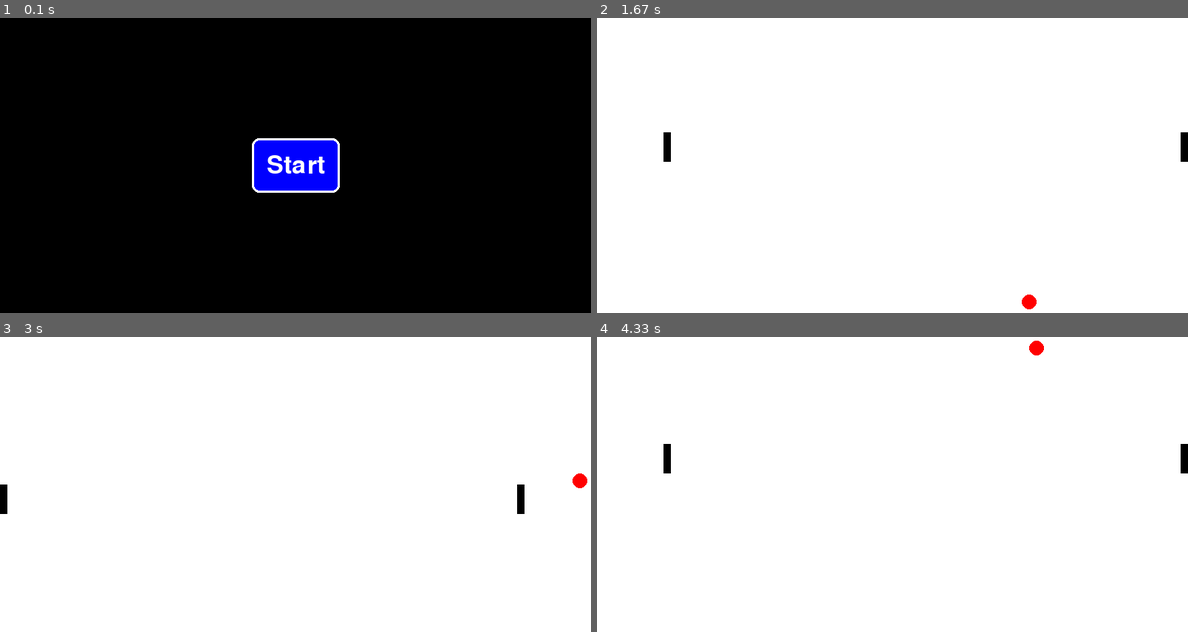
Above: before the commit, frames 1-4 (two rows, left to right).
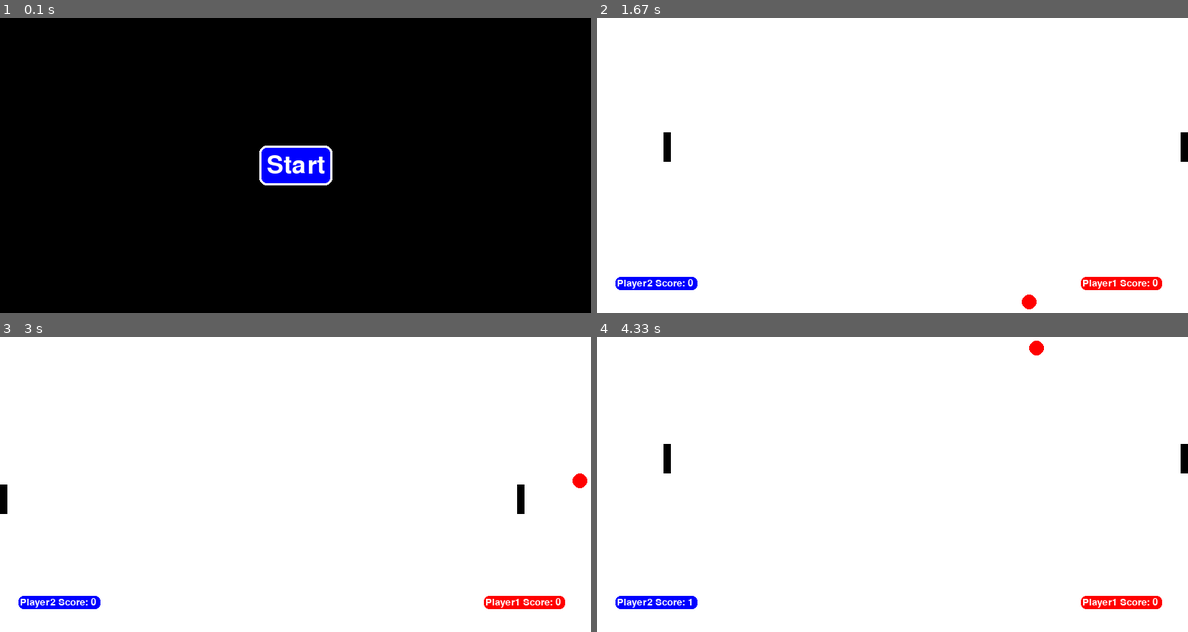
Above: after the commit, the same moments.

Repository: ShreeDesh12/pygame-pingpong
Game: pygame game, started from app.py
Two runs of this game, one before a commit and one after it. Both use one fixed random seed, a clock stepped at 60 frames per second and the inputs below.
Inputs (mouse positions are in pixels of both pictures, inside the frame that each line leads up to):
- Up to frame 1 (0.1 s): no input
- Up to frame 2 (1.67 s): click "Start" at 0.38 s; hold Right 0.67-1.13 s; move the mouse to (868, 177) at 0.7 s; hold Up 1.17-1.47 s; hold W 1.17-1.47 s; hold Right from 1.5 s (still down); hold D from 1.5 s (still down)
- Up to frame 3 (3 s): release Right at 1.97 s; release D at 1.97 s; hold Left 2-2.53 s; hold A 2-2.53 s; hold Down 2.57-2.87 s; hold S 2.57-2.87 s; hold Left from 2.9 s (still down); hold A from 2.9 s (still down)
- Up to frame 4 (4.33 s): release Left at 3.3 s; release A at 3.3 s; hold Up 3.33-3.7 s; hold W 3.33-3.7 s; hold Right from 3.73 s (still down); hold D from 3.73 s (still down)

The runs differ from the first frame. In frame 1, 1.3% of the frame differs, in the area x 42-58%, y 40-60%; in frame 2, 1.1%; in frame 3, 1.1%; in frame 4, 1.1%.

Commit message:
Added score buttons and music

Diff:
--- a/app.py
+++ b/app.py
@@ -18,6 +18,11 @@
     # Initialize pygame
     pygame.init()
 
+    pygame.mixer.init()
+    pygame.mixer.music.load("music/background-music.mp3")
+    pygame.mixer.music.set_volume(0.5)
+    pygame.mixer.music.play(-1)
+
     start_button = Button(text_str="Start", toggle_with_mouse=True)
 
     end_button = None
@@ -28,6 +33,7 @@
     pygame.display.set_caption("Rolling Ball")
 
     ball = Ball(screen=screen)
+
     bat_player_1 = Bat(
         screen=screen,
         max_x_axis=SCREEN_WIDTH,
@@ -35,7 +41,12 @@
         ball=ball,
         no_hit_zone="right",
     )
-    player_1 = Player(screen=screen.get_screen(), bat=bat_player_1)
+    player_1 = Player(
+        screen=screen.get_screen(),
+        bat=bat_player_1,
+        button_text="Player1 Score",
+        button_color=Colors.RED,
+    )
     player_1.winning_condition = winning_strategy_for_right_player
 
     bat_player_2 = Bat(
@@ -46,7 +57,12 @@
         down_button=pygame.K_s,
         ball=ball,
     )
-    player_2 = Player(screen=screen.get_screen(), bat=bat_player_2)
+    player_2 = Player(
+        screen=screen.get_screen(),
+        bat=bat_player_2,
+        button_text="Player2 Score",
+        button_color=Colors.BLUE,
+    )
     player_2.winning_condition = winning_strategy_for_left_player
 
     clock = pygame.time.Clock()
--- a/objects/bat.py
+++ b/objects/bat.py
@@ -103,6 +103,14 @@
             "end_y": self.__y_axis_loc,
         }
 
+    def get_restrictions(self):
+        return {
+            "min_x": self.__min_x_axis,
+            "min_y": self.__min_y_axis,
+            "max_x": self.__max_x_axis,
+            "max_y": self.__max_y_axis,
+        }
+
     def __move_left(self):
         self.__x_axis_loc -= self.__x_speed
 
--- a/objects/button.py
+++ b/objects/button.py
@@ -10,26 +10,34 @@
         text_str: str,
         text_color: Colors = Colors.WHITE,
         button_color: Colors = Colors.BLUE,
+        text_font_size: int = 50,
         button_padding: int = 20,
         toggle_with_mouse: bool = False,
         toggle_button_color: Colors = Colors.RED,
+        x_loc: int = SCREEN_WIDTH // 2,
+        y_loc: int = SCREEN_HEIGHT // 2,
+        is_screen_fill_required: bool = True,
     ):
         self.button_color = button_color
         self.toggle_with_mouse = toggle_with_mouse
         self.toggle_button_color = toggle_button_color
+        self.text_color = text_color
+        self.text_str = text_str
+        self.is_screen_fill_required = is_screen_fill_required
 
-        font = pygame.font.Font(None, 50)
-        self.button_text = font.render(text_str, True, text_color)
-        self.button_rect = self.button_text.get_rect(
-            center=(SCREEN_WIDTH // 2, SCREEN_HEIGHT // 2)
-        )
+        self.font = pygame.font.Font(None, text_font_size)
+        self.button_text = self.font.render(text_str, True, self.text_color)
+        self.text_rect = (x_loc, y_loc)
+        self.button_rect = self.button_text.get_rect(center=(x_loc, y_loc))
+        self.button_padding = button_padding
 
         self.button_box = self.button_rect.inflate(
-            button_padding * 2, button_padding * 2
+            self.button_padding, self.button_padding
         )
 
     def display(self, screen):
-        screen.fill(Colors.BLACK)
+        if self.is_screen_fill_required:
+            screen.fill(Colors.BLACK)
 
         button_color = self.button_color
         if self.toggle_with_mouse and self.button_box.collidepoint(
@@ -40,3 +48,12 @@
         pygame.draw.rect(screen, button_color, self.button_box, border_radius=10)
         pygame.draw.rect(screen, Colors.WHITE, self.button_box, 3, border_radius=10)
         screen.blit(self.button_text, self.button_rect)
+
+    def update_text(self, text_str):
+        self.text_str = text_str
+        self.button_text = self.font.render(self.text_str, True, self.text_color)
+        self.button_rect = self.button_text.get_rect(center=self.text_rect)
+
+        self.button_box = self.button_rect.inflate(
+            self.button_padding, self.button_padding
+        )
--- a/objects/player.py
+++ b/objects/player.py
@@ -1,14 +1,43 @@
-from constants.common import Game
+from constants.common import Game, Colors
+from constants.screen import SCREEN_HEIGHT, SCREEN_WIDTH
 from objects.ball import Ball
+from objects.button import Button
 from objects.screen import Screen
 from objects.bat import Bat
 
 
 class Player:
-    def __init__(self, screen: Screen, bat: Bat):
+    def __init__(
+        self,
+        screen: Screen,
+        bat: Bat,
+        button_text: str = None,
+        button_color: Colors = Colors.RED,
+    ):
         self.__screen = screen
         self.__bat = bat
         self._score = 0
+        bat_pos = bat.get_restrictions()
+
+        button_x_loc = (
+            bat_pos["min_x"] + SCREEN_WIDTH // 10
+            if bat_pos["min_x"] < SCREEN_WIDTH // 2
+            else bat_pos["max_x"] - SCREEN_WIDTH // 10
+        )
+        self.__score_button = (
+            Button(
+                text_str=button_text,
+                button_color=button_color,
+                text_font_size=20,
+                button_padding=10,
+                x_loc=button_x_loc,
+                y_loc=SCREEN_HEIGHT - SCREEN_HEIGHT // 10,
+                is_screen_fill_required=False,
+            )
+            if (button_text)
+            else None
+        )
+        self.button_text = button_text
 
     def set_bat(self, bat: Bat):
         self.__bat = bat
@@ -16,7 +45,6 @@
     def check_win_and_increase_score(self, *args):
         if self.winning_condition(*args):
             self.set_score(self._score + 1)
-            print(f"goal scored: {self._score}")
 
         return self._score == Game.WIN_SCORE
 
@@ -25,10 +53,17 @@
 
     def display(self):
         self.__bat.display()
+        self.__button_display()
 
     def set_score(self, new_score: int):
         self._score = new_score
-        print(f"Setting new score: {self._score}")
+
+    def __button_display(self):
+        if self.__score_button:
+            self.__score_button.update_text(
+                text_str=f"{self.button_text}: {self._score} "
+            )
+            self.__score_button.display(screen=self.__screen)
 
     def winning_condition(self, *args):
         pass
Not shown, added: music/background-music.mp3
